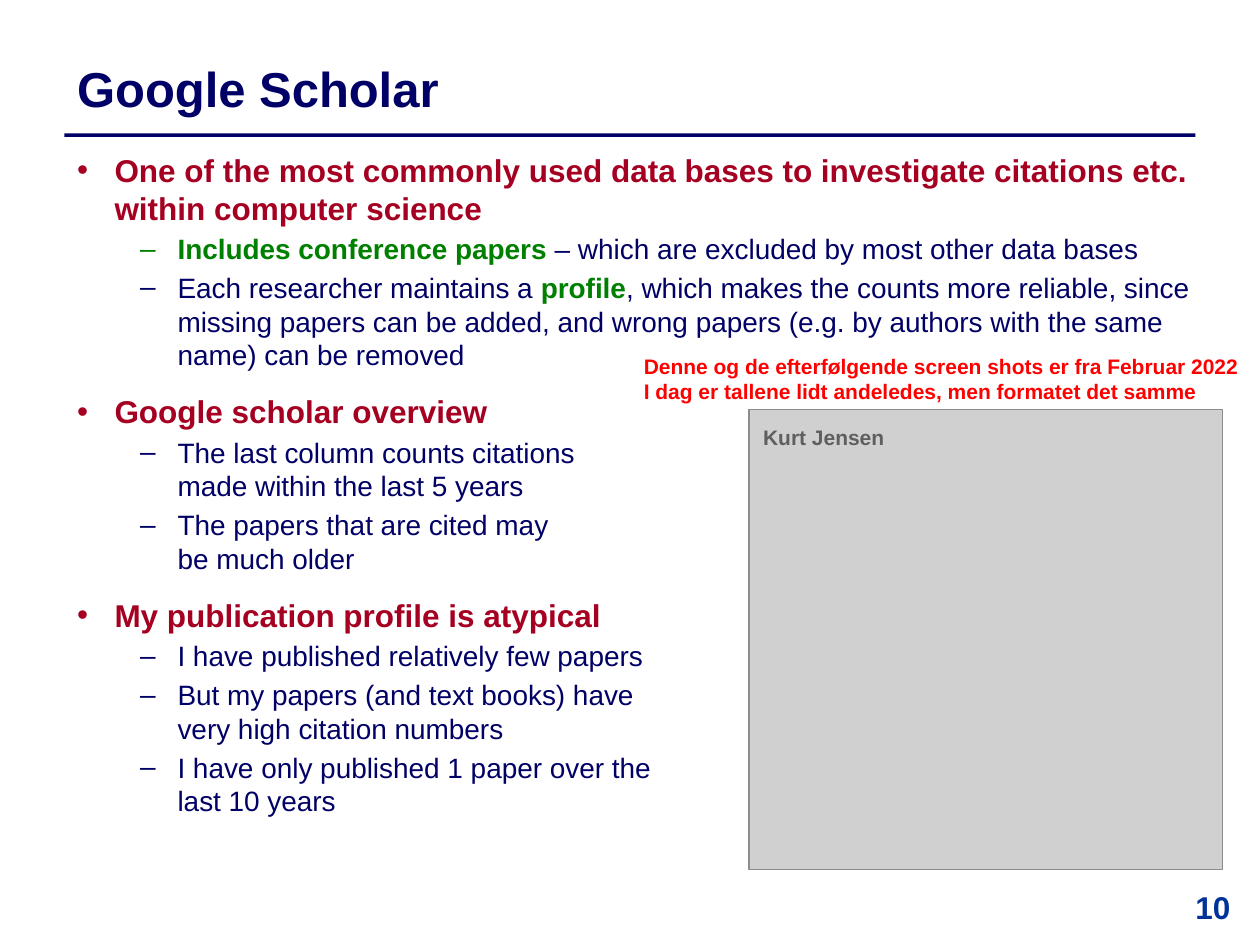
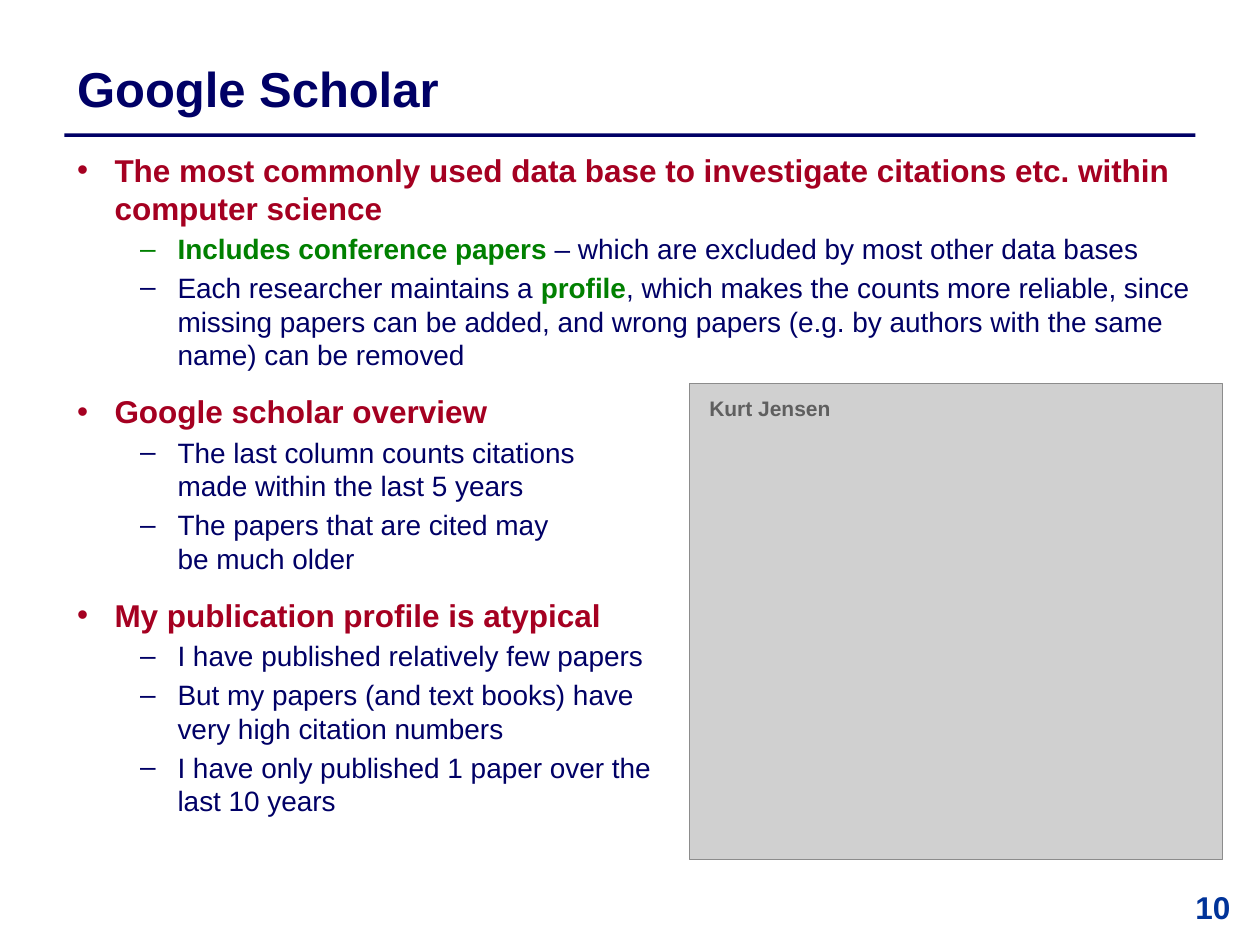
Before and after one commit to IntProgAU/Materiale, a slide deck: slide 10 of web/b25/3 Publication Traditions.pptx. Drawn at 1260x945 pixels with LibreOffice and Linux fonts; fonts in the diff are those of the drawing; grey boxes stand for pictures. Boxes give left, top, right and bottom in pixels: in the first picture for what was removed or moved away, otherwise in the second. Text is boxed around its words. In the diff, an @@ line names an element or a change of style, - is before the commit and + after.

```diff
--- a/web/b25/3 Publication Traditions.pptx
+++ b/web/b25/3 Publication Traditions.pptx
@@ text at bbox=[115, 159, 1169, 226]: text changed @@
-  • One of the most commonly used data bases to investigate citations etc. within computer science
+  • The most commonly used data base to investigate citations etc. within computer science
@@ text removed at bbox=[644, 358, 1238, 404] @@
-Denne og de efterfølgende screen shots er fra Februar 2022
-I dag er tallene lidt andeledes, men formatet det samme
@@ picture: place and size @@
-picture at bbox=[748, 410, 1222, 869]
+picture at bbox=[689, 383, 1222, 859]
@@ text "Kurt Jensen": place and size @@
-text "Kurt Jensen" at bbox=[763, 430, 884, 445]
+text "Kurt Jensen" at bbox=[709, 401, 830, 416]
```
Also in this commit, not shown: 4 other slides changed.
